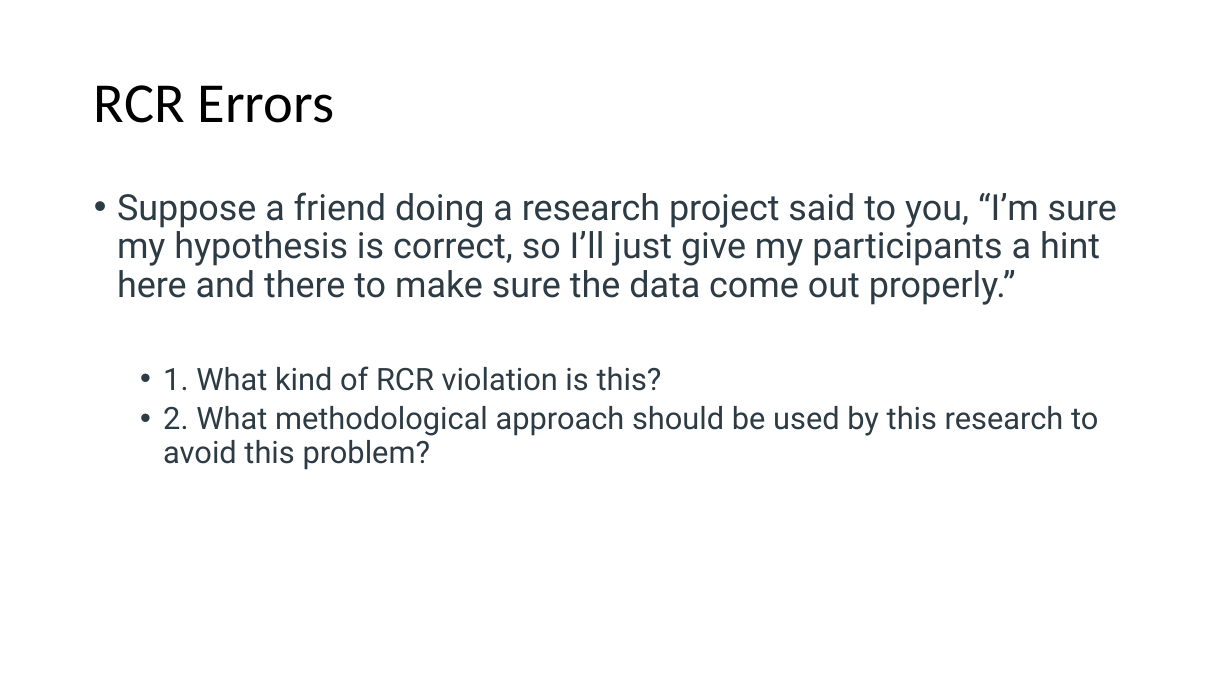
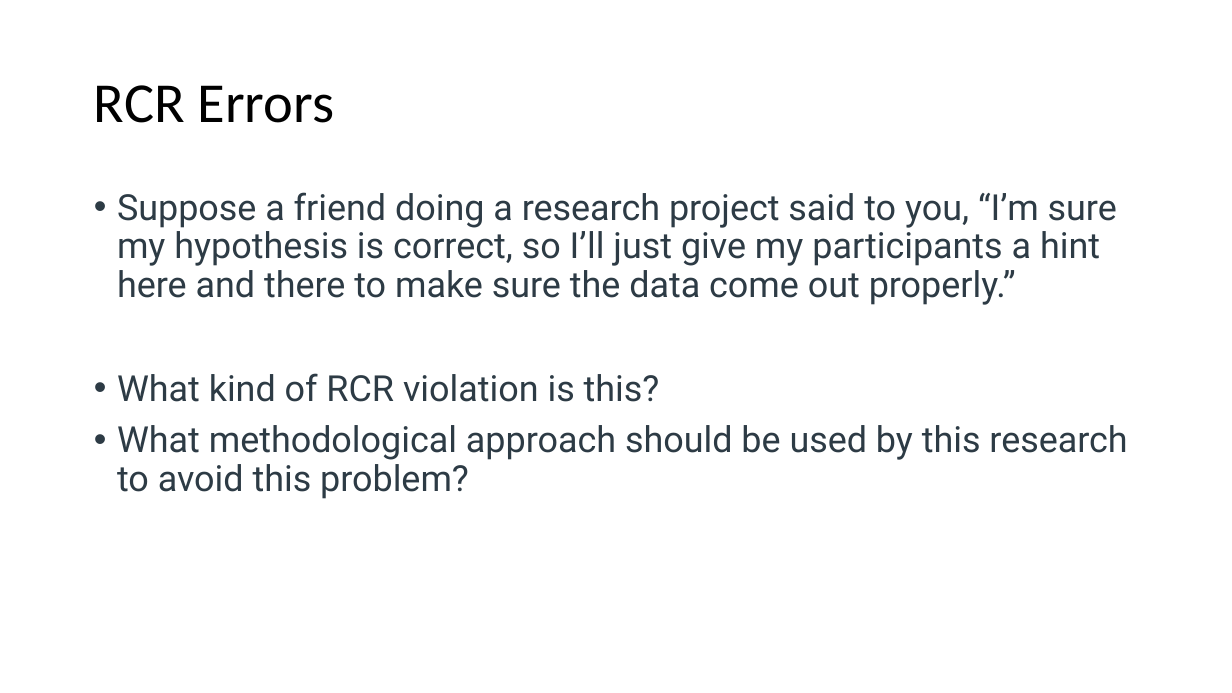
Before and after one commit to preber/Research-Methods, a slide deck: slide 12 of Class Slides 2024/Class 22.pptx (slide 7 before the commit). Drawn at 1232x693 pixels with LibreOffice and Linux fonts; fonts in the diff are those of the drawing. Boxes give left, top, right and bottom in pixels: in the first picture for what was removed or moved away, otherwise in the second. Text is boxed around its words. In the diff, an @@ line names an element or a change of style, - is before the commit and + after.

```diff
--- a/Class Slides 2024/Class 22.pptx
+++ b/Class Slides 2024/Class 22.pptx
@@ text at box(117, 373, 1127, 499): text changed; size 24 to 28 pt @@
-  • 1. What kind of RCR violation is this?
-  • 2. What methodological approach should be used by this research to avoid this problem?
+• What kind of RCR violation is this?
+• What methodological approach should be used by this research to avoid this problem?
```
Also in this commit, not shown: 4 other slides changed, 5 slides added, 5 slides removed.
